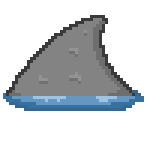
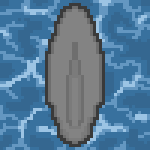
Before/after of a w=150, h=150 layered artwork. What changed in the layer stack:
removed layer "Layer 5" over [39,30,87,84]
added group "shark_fin_01_U.png" with 1 layers above "shark_fin_01_L.png" over [45,3,105,147]
added layer "Layer 9" in group "shark_fin_01_U.png" over [45,3,105,147]
renamed "Layer 4" to "fin_left", moved it into group "shark_fin_01_L.png", painted on it over [6,15,135,96]
moved "Layer 3" into group "shark_fin_01_R.png", painted on it over [3,90,144,111]
showed group "water" (4 layers) over [0,0,150,150]
